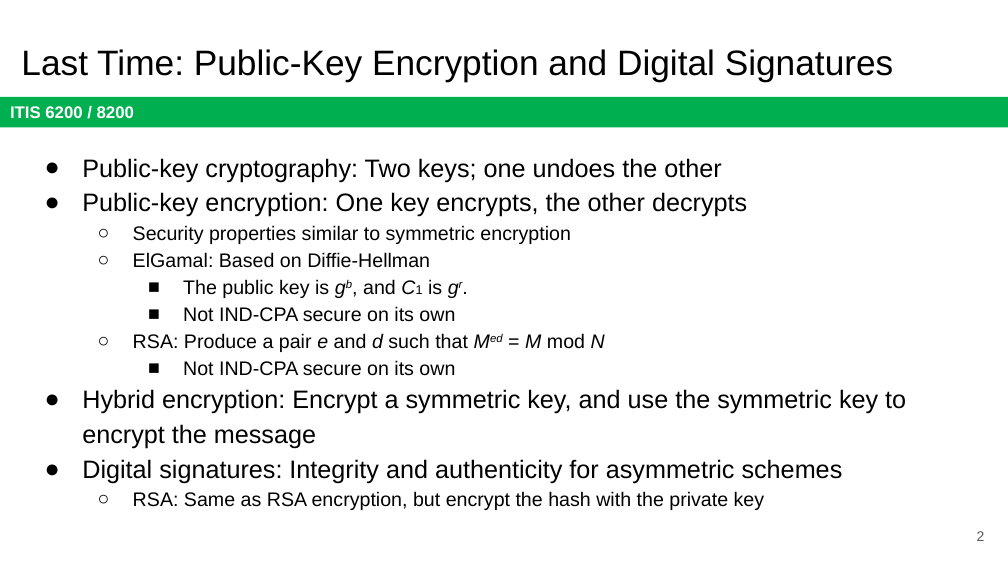
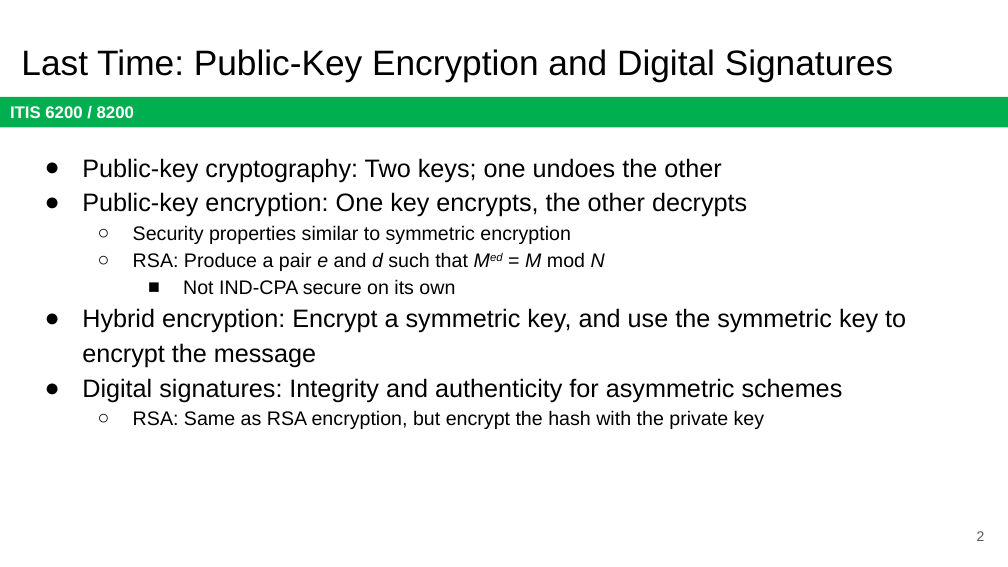
Before and after one commit to jx5c/github.io, a slide deck: slide 2 of teaching/ITIS6200/2023fa/lectures/lec07.pptx. Drawn at 1008x567 pixels with LibreOffice and Linux fonts; fonts in the diff are those of the drawing. Boxes give left, top, right and bottom in pixels: in the first picture for what was removed or moved away, otherwise in the second. Text is boxed around its words. In the diff, an @@ line names an element or a change of style, - is before the commit and + after.

```diff
--- a/teaching/ITIS6200/2023fa/lectures/lec07.pptx
+++ b/teaching/ITIS6200/2023fa/lectures/lec07.pptx
@@ text at [133,252,455,322]: paragraphs removed @@
-  ○ ElGamal: Based on Diffie-Hellman
-    ■ The public key is gb, and C1 is gr.
-    ■ Not IND-CPA secure on its own
```
Also in this commit, not shown: 1 slide added, 1 slide removed.
